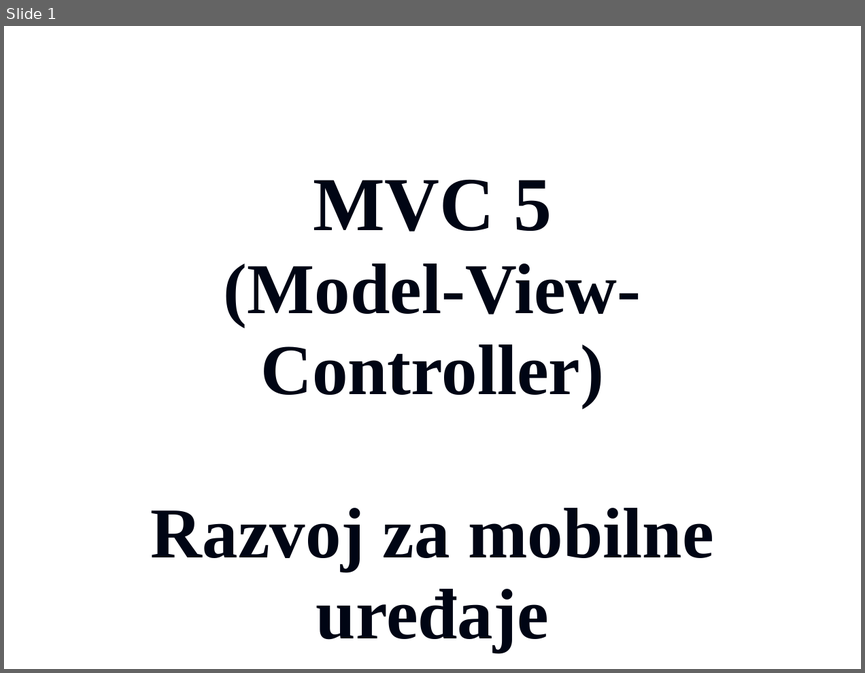
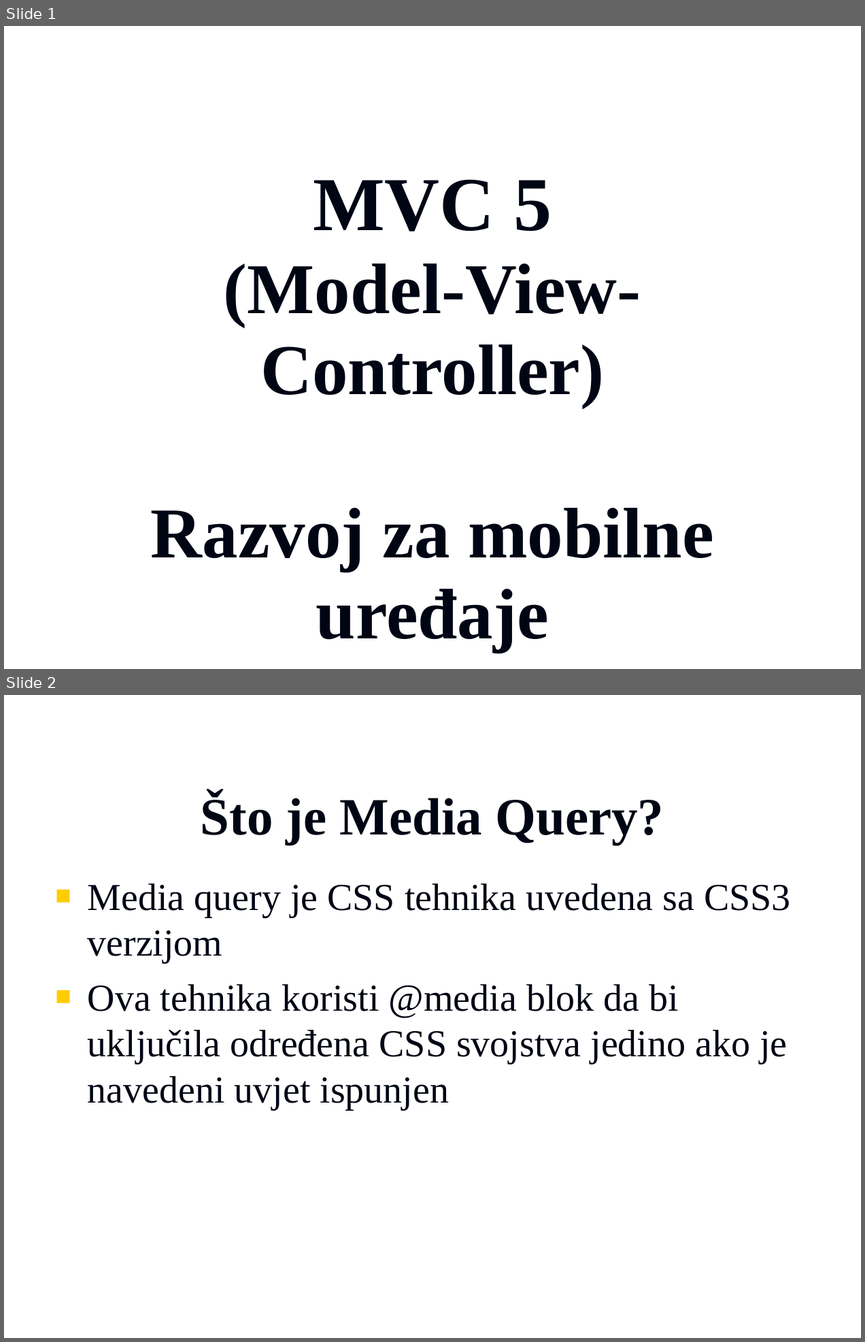
Before and after one commit to vzdesic/PZI, a slide deck: PPTs/21 MVC mobilni razvoj.ppt. Shown one above the other, each under a label of ours: slide 1 before the commit, slides 1 and 2 after it. The pictures are 865x673 and 865x1342 pixels, drawn with LibreOffice and Linux fonts; fonts in the diff are those of the drawing; background and template pictures are left out. Boxes give left, top, right and bottom in pixels: in the first picture for what was removed or moved away, otherwise in the second. Text is boxed around its words. In the diff, an @@ line names an element or a change of style, - is before the commit and + after.

```diff
--- a/PPTs/21 MVC mobilni razvoj.ppt
+++ b/PPTs/21 MVC mobilni razvoj.ppt
@@ slide 2 added at [4, 695, 861, 1338], background picture (left out) @@
@@ title added at [201, 794, 664, 845], 44 pt, text #000514, bold @@
+Što je Media Query?
@@ text added at [88, 883, 791, 1109], 32 pt, text #000514 @@
+■ Media query je CSS tehnika uvedena sa CSS3 verzijom
+■ Ova tehnika koristi @media blok da bi uključila određena CSS svojstva jedino ako je navedeni uvjet ispunjen
```
Also in this commit, not shown: 1 other slide added, 1 slide removed, 11 other files.
